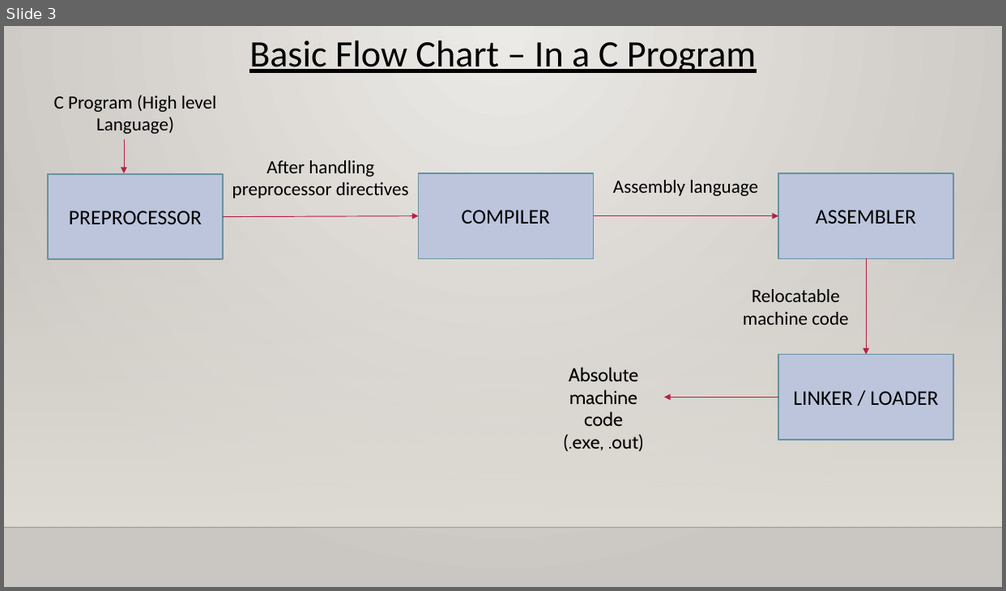
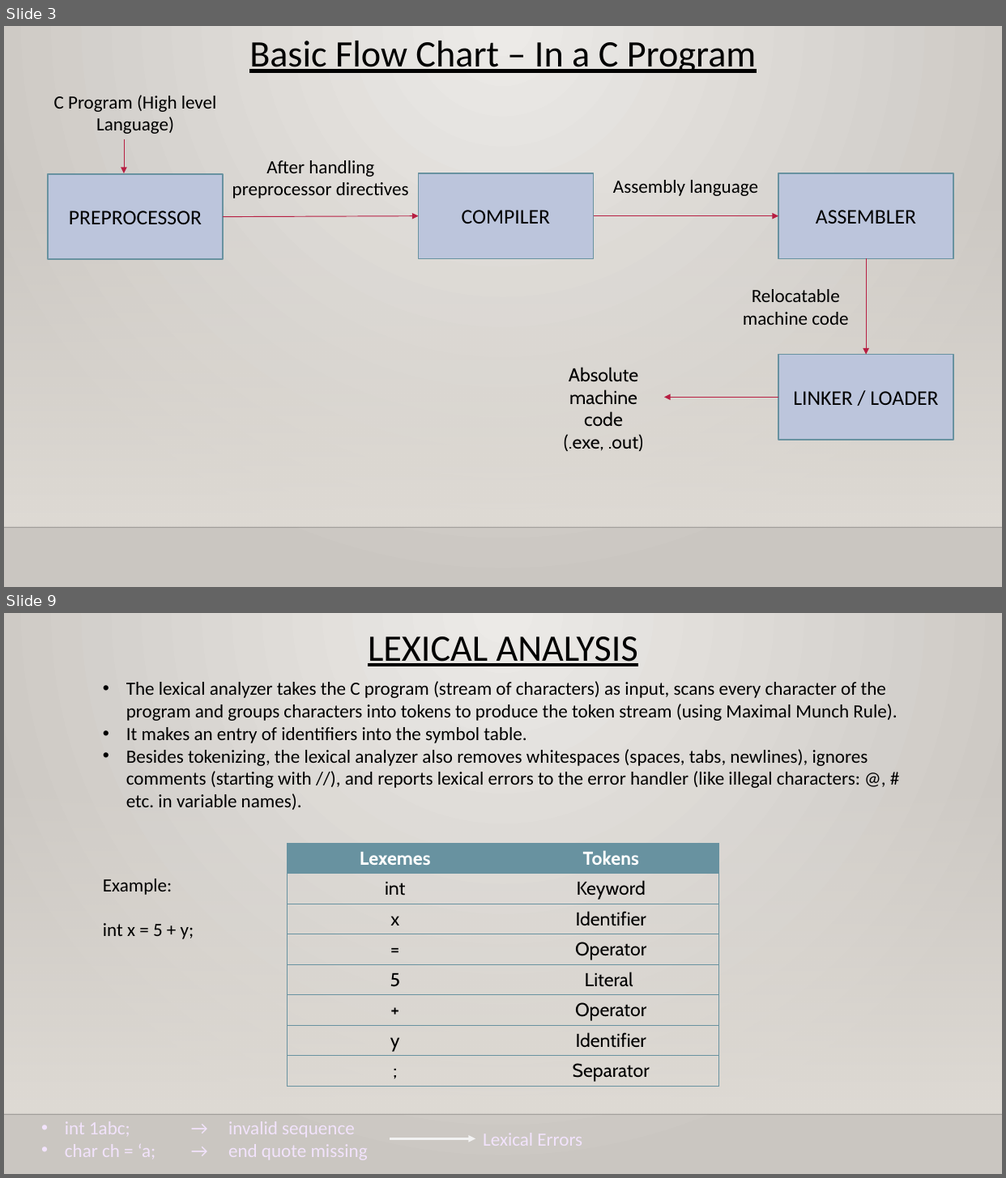
Before and after one commit to ishika52/compilers, a slide deck: koss selection task.pptx. Shown one above the other, each under a label of ours: slide 3 before the commit, slides 3 and 9 after it; the slides between them are not shown. The pictures are 1006x591 and 1006x1178 pixels, drawn with LibreOffice and Linux fonts; fonts in the diff are those of the drawing; background and template pictures are left out. Boxes give left, top, right and bottom in pixels: in the first picture for what was removed or moved away, otherwise in the second. Text is boxed around its words. In the diff, an @@ line names an element or a change of style, - is before the commit and + after.

```diff
--- a/koss selection task.pptx
+++ b/koss selection task.pptx
@@ slide 9 added at [4,613,1002,1174], background gradient #ECEAE7 to #CAC7C1; not listed: 2 template elements that a slide beside it also shows @@
@@ text added at [368,636,638,666], 36 pt, text #000000, underline @@
+LEXICAL ANALYSIS
@@ text added at [126,681,897,810], 18 pt, text #000000 @@
+• The lexical analyzer takes the C program (stream of characters) as input, scans every character of the program and groups characters into tokens to produce the token stream (using Maximal Munch Rule).
+• It makes an entry of identifiers into the symbol table.
+• Besides tokenizing, the lexical analyzer also removes whitespaces (spaces, tabs, newlines), ignores comments (starting with //), and reports lexical errors to the error handler (like illegal characters: @, # etc. in variable names).
@@ table added at [287,844,718,1086], 8 rows, 2 columns @@
+Lexemes | Tokens
+int | Keyword
+x | Identifier
+= | Operator
+5 | Literal
++ | Operator
+y | Identifier
+; | Separator
@@ text added at [103,879,194,939], 18 pt, text #000000 @@
+Example:
+int x = 5 + y;
@@ text added at [34,1112,390,1165], 18 pt, text #F2E3FC @@
+• int 1abc; → invalid sequence
+• char ch = ‘a; → end quote missing
@@ arrow added from (390, 1139) to (475, 1139), #F2F2F2 2.25 pt @@
@@ text added at [475,1124,592,1154], 18 pt, text #F2E3FC @@
+Lexical Errors
```
Also in this commit, not shown: 1 slide changed, 5 other slides added, 1 slide removed.
